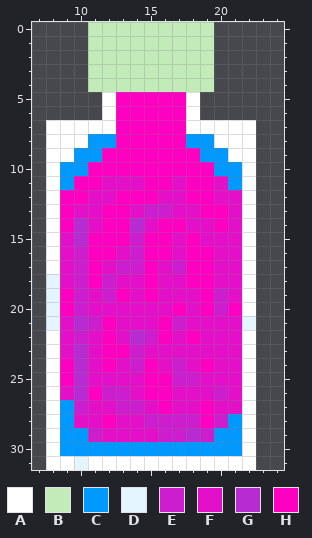
One commit to this pixel-art sprite: sprites/fglithium.png. Above: the version before the commit.
The file is 32x32 pixels. Shown: x 7..24, y 0..31.
Palette (. is transparent): A #ffffff  B #c2ebb9  C #0099ff  D #e4f5ff  E #cc1ece  F #e410c9  G #b72bd3  H #ff00c3
Pixels before, first column x 8:
 0 ...BBBBBBBBB...
 1 ...BBBBBBBBB...
 2 ...BBBBBBBBB...
 3 ...BBBBBBBBB...
 4 ...BBBBBBBBB...
 5 ....AHHHHHA....
 6 ....AHHHHHA....
 7 AAAAAHHHHHAAAAA
 8 AAACCHHHHHCCAAA
 9 AACCHHHHHHHCCAA
10 ACCHHHHHHHHHCCA
11 ACHHFFFHHFHHFCA
12 AHHFFHHHFFHHFFA
13 AHFFHHFEEFFHHFA
14 AHGFHHGFHHFFHFA
15 AFGHHHEHHFHFFFA
16 AFEHHFEHHFHHFFA
17 AFEHFEEHFEHHFFA
18 DFEHEFFHFFHHFFA
19 DHEFEHFHFFFHEFA
20 DHEFFFFFFHFHEHA
21 DFGEHFFFHEFFFFD
22 AFEFHFGEHFHFFFA
23 AFGFHHEFFFFFFFA
24 AHGFHFEHFEFHFFA
25 AHGFFFFHHEEFFFA
26 AFGHEEFHHFFFEFA
27 ACEFFEEFHFFHFFA
28 ACFFHFFEEEEHECA
29 ACCEFFFFEEGECCA
30 ACCCCCCCCCCCCCA
31 AADAAAAAAAAAAAA
And afterwards:
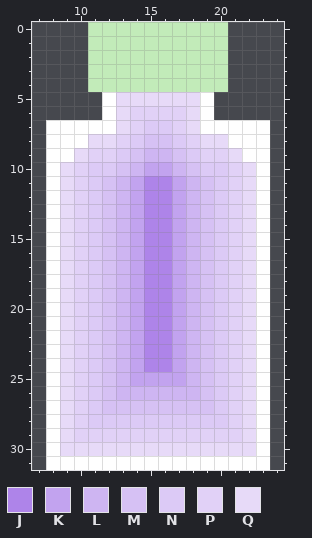
Colours new in this view: J #ae84e9  K #c2a3ef  L #ceb5f2  M #d6c1f4  N #dccaf6  P #e1d1f7  Q #e7daf8
The exact change:
Changed rows in their new state; - is an unchanged pixel.
first column x 8:
 0 ------------B---
 1 ------------B---
 2 ------------B---
 3 ------------B---
 4 ------------B---
 5 -----QQQQQQA----
 6 -----QPPPPQA----
 7 -----QPNNPQ----A
 8 ---QQPNMMNPQQ--A
 9 --QPPNMLLMNPPQ-A
10 -QPNNMLKKLMNNPQA
11 -QPNMLKJJKLMNPQA
12 -QPNMLKJJKLMNPQA
13 -QPNMLKJJKLMNPQA
14 -QPNMLKJJKLMNPQA
15 -QPNMLKJJKLMNPQA
16 -QPNMLKJJKLMNPQA
17 -QPNMLKJJKLMNPQA
18 AQPNMLKJJKLMNPQA
19 AQPNMLKJJKLMNPQA
20 AQPNMLKJJKLMNPQA
21 AQPNMLKJJKLMNPQA
22 -QPNMLKJJKLMNPQA
23 -QPNMLKJJKLMNPQA
24 -QPNMLKJJKLMNPQA
25 -QPNMLKKKKLMNPQA
26 -QPNMLLLLLLMNPQA
27 -QPNMMMMMMMMNPQA
28 -QPNNNNNNNNNNPQA
29 -QPPPPPPPPPPPPQA
30 -QQQQQQQQQQQQQQA
31 --A------------A
Pixel boxes of the changes (left, top, right, bottom) in both pictures:
changed: (46, 22, 270, 470)
